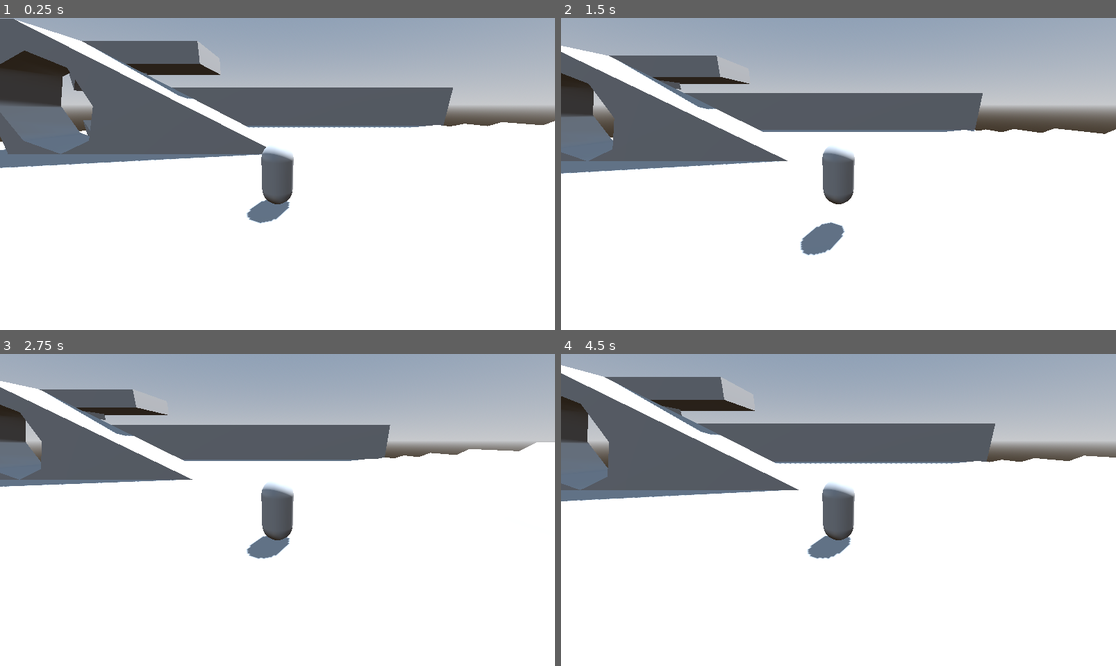
Above: before the commit, frames 1-4 (two rows, left to right).
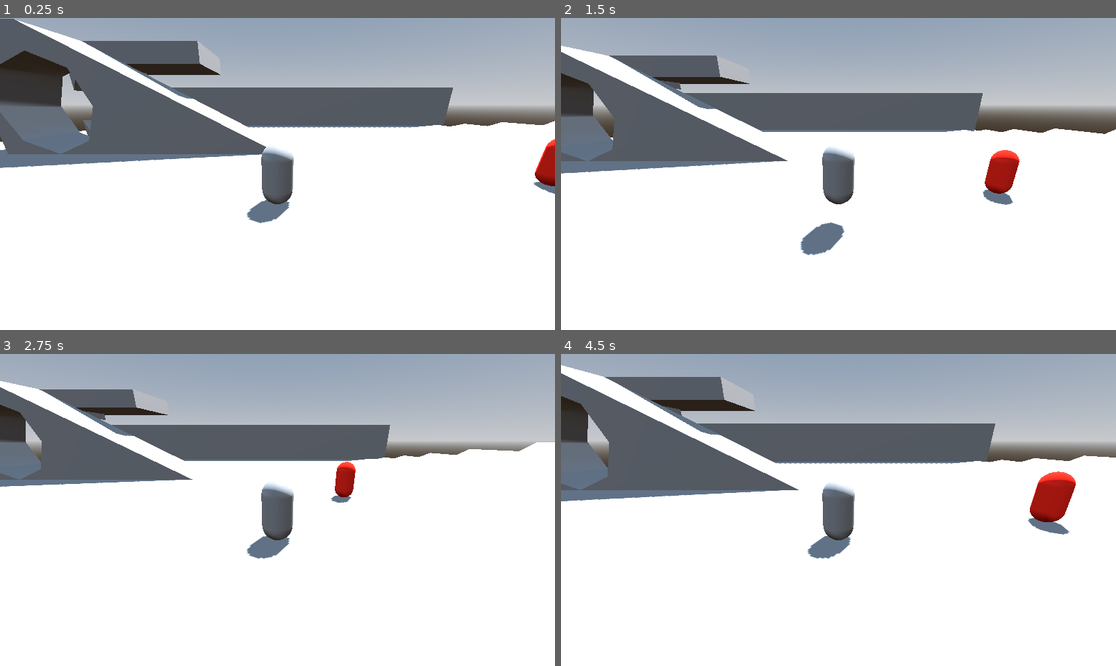
Above: after the commit, the same moments.

Repository: hhhhhhhh1233/BubbleGameJam
Game: Godot game, scene res://test_level.tscn
Two runs of this game, one before a commit and one after it. Both use one fixed random seed, a clock stepped at 60 frames per second and the inputs below.
Inputs:
- Up to frame 1 (0.25 s): no input
- Up to frame 2 (1.5 s): tap Enter at 0.5 s; hold D (right) 0.53-1.28 s; tap Space (jump) at 0.77 s; hold S (back) from 1.28 s (still down)
- Up to frame 3 (2.75 s): tap Space (jump) at 1.52 s; release S (back) at 2.03 s; hold D (right) from 2.03 s (still down)
- Up to frame 4 (4.5 s): release D (right) at 2.78 s; hold W (forward) 2.78-3.53 s; tap Space (jump) at 3.02, 3.77 s; hold A (left) from 3.53 s (still down)

The runs differ from the first frame. In frame 1, 0.4% of the frame differs, in the area x 95-100%, y 38-57%; in frame 2, 0.8%; in frame 3, 0.4%; in frame 4, 1.2%, in the area x 84-93%, y 37-58%.

Commit message:
FEAT: Add base for enemy navigation

Diff:
--- a/Enemy.tscn
+++ b/Enemy.tscn
@@ -1,16 +1,30 @@
-[gd_scene load_steps=4 format=3 uid="uid://dvkk5iitfh6bd"]
+[gd_scene load_steps=6 format=3 uid="uid://dvkk5iitfh6bd"]
 
 [ext_resource type="Script" path="res://Enemy.gd" id="1_u1mr4"]
 
 [sub_resource type="CylinderShape3D" id="CylinderShape3D_au02y"]
 
+[sub_resource type="StandardMaterial3D" id="StandardMaterial3D_6ws61"]
+albedo_color = Color(1, 0.129412, 0, 1)
+
 [sub_resource type="CapsuleMesh" id="CapsuleMesh_w07p4"]
+material = SubResource("StandardMaterial3D_6ws61")
+
+[sub_resource type="SphereShape3D" id="SphereShape3D_4p3sc"]
 
 [node name="Enemy" type="RigidBody3D"]
 script = ExtResource("1_u1mr4")
 
-[node name="CollisionShape3D" type="CollisionShape3D" parent="."]
+[node name="BodyCollision" type="CollisionShape3D" parent="."]
 shape = SubResource("CylinderShape3D_au02y")
 
-[node name="MeshInstance3D" type="MeshInstance3D" parent="."]
+[node name="Body" type="MeshInstance3D" parent="."]
 mesh = SubResource("CapsuleMesh_w07p4")
+
+[node name="NavigationAgent3D" type="NavigationAgent3D" parent="."]
+
+[node name="AggroCollision" type="Area3D" parent="."]
+
+[node name="CollisionShape3D" type="CollisionShape3D" parent="AggroCollision"]
+transform = Transform3D(500, 0, 0, 0, 500, 0, 0, 0, 500, 0, 0, 0)
+shape = SubResource("SphereShape3D_4p3sc")
--- /dev/null
+++ b/EnemyNavigation.gd
@@ -0,0 +1,16 @@
+extends NavigationAgent3D
+
+@onready var Player : CharacterBody3D
+# Called when the node enters the scene tree for the first time.
+func _ready() -> void:
+	pass # Replace with function body.
+
+
+# Called every frame. 'delta' is the elapsed time since the previous frame.
+func _process(delta: float) -> void:
+	self.target_position = Vector3(0,0,0)
+	print(target_position)
+	pass
+
+func _physics_process(delta: float) -> void:
+	get_next_path_position()
--- a/test_level.tscn
+++ b/test_level.tscn
@@ -1,6 +1,8 @@
-[gd_scene load_steps=5 format=3 uid="uid://b1252cl26nnfu"]
+[gd_scene load_steps=7 format=3 uid="uid://c4ro20qskysbc"]
 
-[ext_resource type="PackedScene" uid="uid://bdhl3wjtvr113" path="res://player.tscn" id="1_efvf3"]
+[ext_resource type="PackedScene" path="res://player.tscn" id="1_efvf3"]
+[ext_resource type="PackedScene" uid="uid://dvkk5iitfh6bd" path="res://Enemy.tscn" id="2_0mfjr"]
+[ext_resource type="Script" path="res://EnemyNavigation.gd" id="3_8pfp0"]
 
 [sub_resource type="ProceduralSkyMaterial" id="ProceduralSkyMaterial_iu66l"]
 sky_horizon_color = Color(0.64625, 0.65575, 0.67075, 1)
@@ -125,3 +127,11 @@
 
 [node name="Player" parent="." instance=ExtResource("1_efvf3")]
 transform = Transform3D(1, 0, 0, 0, 1, 0, 0, 0, 1, -0.655393, 1.78593, 1.536)
+
+[node name="Enemy" parent="." instance=ExtResource("2_0mfjr")]
+transform = Transform3D(1, 0, 0, 0, 1, 0, 0, 0, 1, 10.4064, 1.57623, 0)
+
+[node name="NavigationAgent3D" parent="Enemy" index="2"]
+script = ExtResource("3_8pfp0")
+
+[editable path="Enemy"]
